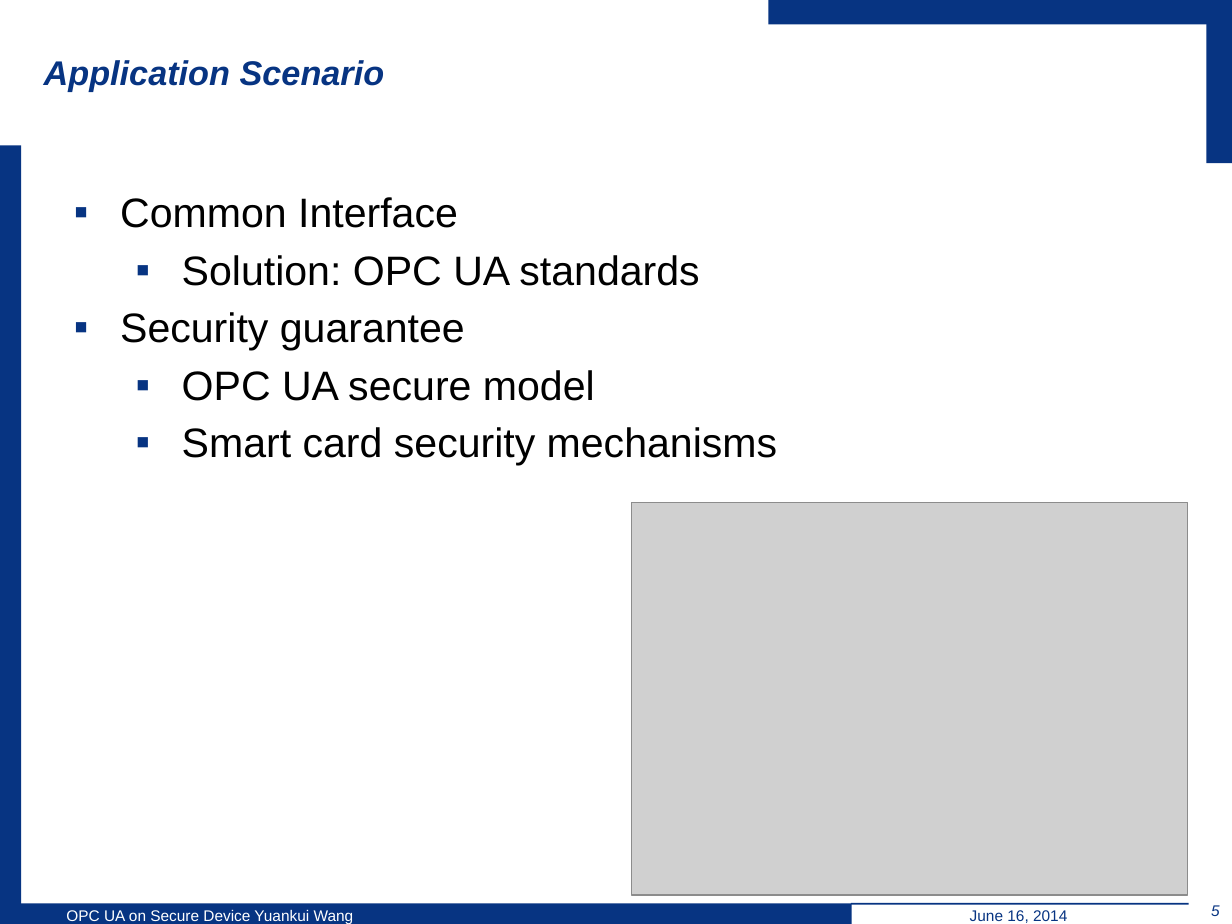
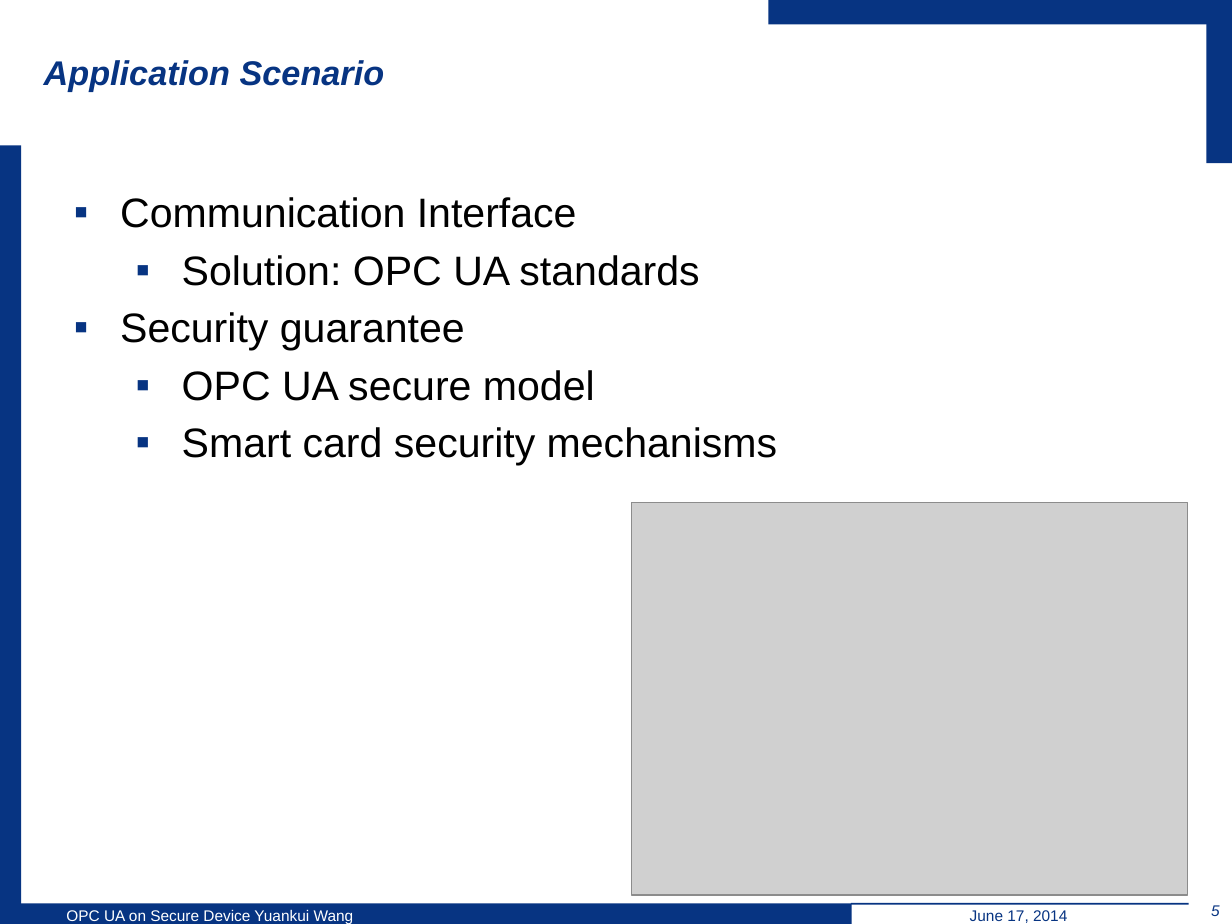
Before and after one commit to wsuetholz/opc-ua-wangyk-upb-morpho, a slide deck: slide 5 of ppt/6-18/Yuankui Wang Presentation 18 06.pptx. Drawn at 1232x924 pixels with LibreOffice and Linux fonts; fonts in the diff are those of the drawing; grey boxes stand for pictures; background and template pictures are left out. Boxes give left, top, right and bottom in pixels: in the first picture for what was removed or moved away, otherwise in the second. Text is boxed around its words. In the diff, an @@ line names an element or a change of style, - is before the commit and + after.

```diff
--- a/ppt/6-18/Yuankui Wang Presentation 18 06.pptx
+++ b/ppt/6-18/Yuankui Wang Presentation 18 06.pptx
@@ text at (120,197,577,228): text changed @@
-▪ Common Interface
+▪ Communication Interface
@@ text at (970,910,1067,923): text changed @@
-June 16, 2014
+June 17, 2014
```
Also in this commit, not shown: 18 other slides changed, 1 other file.
